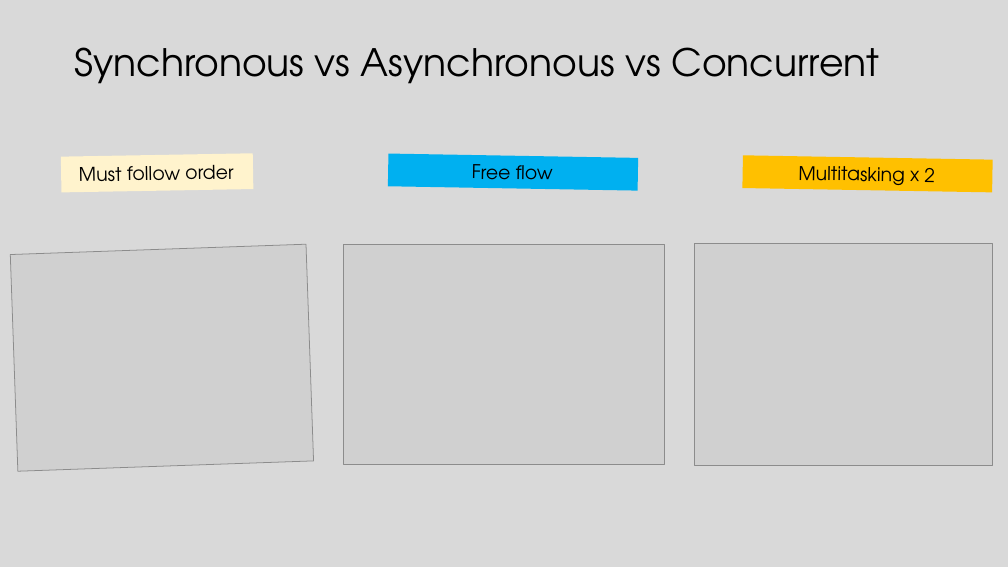
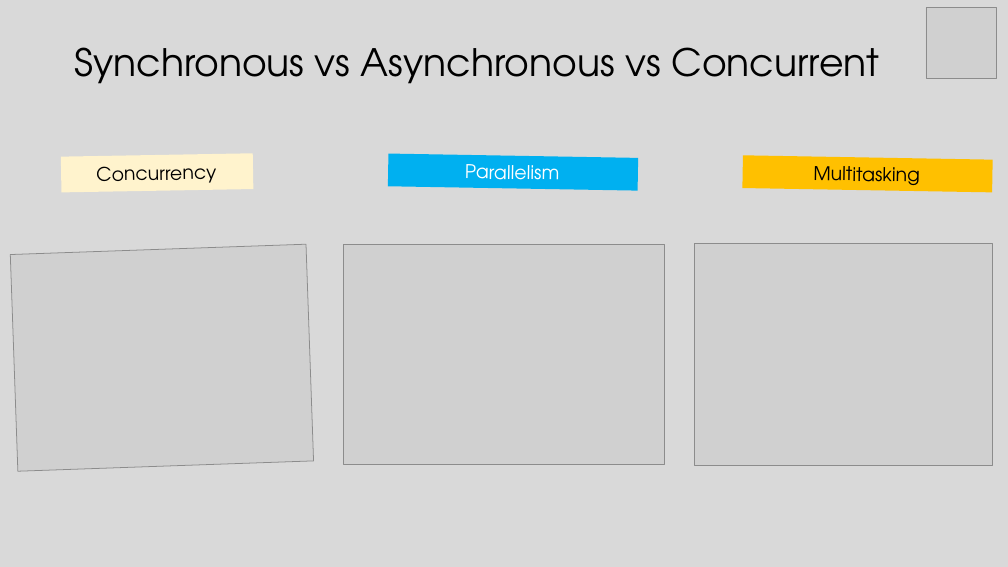
Before and after one commit to calvinmo/NTD2022, a slide deck: slide 5 of Async-Testing-NTD22-V1.1.pptx. Drawn at 1008x567 pixels with LibreOffice and Linux fonts; fonts in the diff are those of the drawing; grey boxes stand for pictures. Boxes give left, top, right and bottom in pixels: in the first picture for what was removed or moved away, otherwise in the second. Text is boxed around its words. In the diff, an @@ line names an element or a change of style, - is before the commit and + after.

```diff
--- a/Async-Testing-NTD22-V1.1.pptx
+++ b/Async-Testing-NTD22-V1.1.pptx
@@ picture added at (x1=926, y1=8, x2=997, y2=79) @@
@@ text at (x1=96, y1=166, x2=216, y2=183): text changed @@
-Must follow order
+Concurrency
@@ text at (x1=465, y1=164, x2=559, y2=189): text changed; text colour #000000 to #FFFFFF @@
-Free flow
+Parallelism
@@ text in rectangle at (x1=813, y1=166, x2=920, y2=191): text changed @@
-Multitasking x 2
+Multitasking
```
Also in this commit, not shown: 12 other slides changed.
